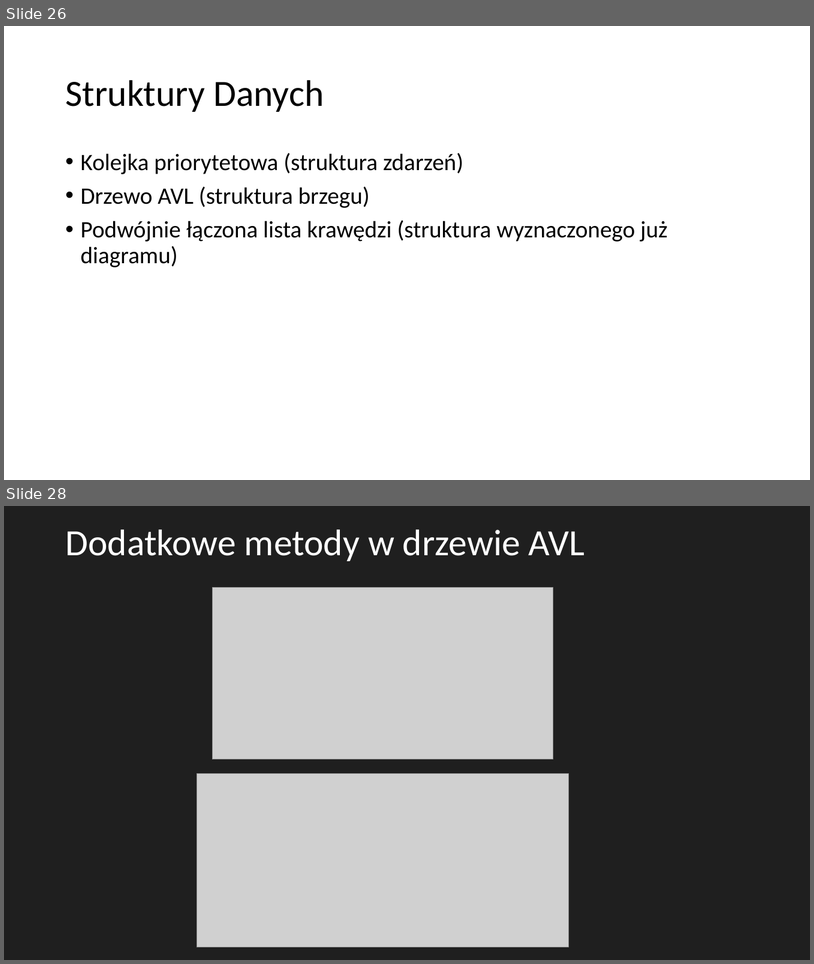
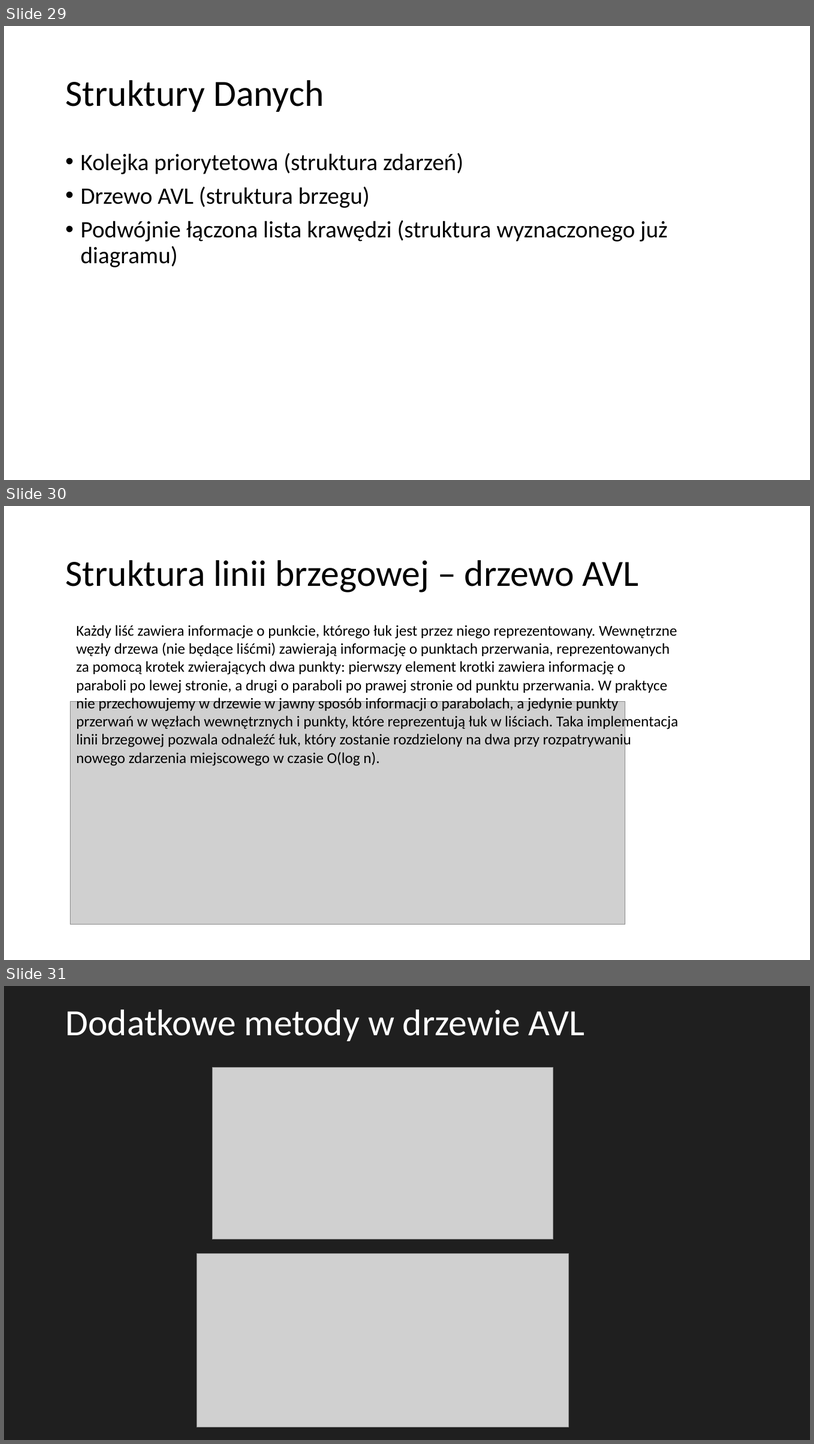
Before and after one commit to baramundi666/Voronoi-Diagram-Project-2023-24, a slide deck: Wieloboki_Voronoi.pptx. Shown one above the other, each under a label of ours: slides 26 and 28 before the commit, slides 29, 30 and 31 after it; the slides between them are not shown. The pictures are 814x964 and 814x1444 pixels, drawn with LibreOffice and Linux fonts; fonts in the diff are those of the drawing; grey boxes stand for pictures. Boxes give left, top, right and bottom in pixels: in the first picture for what was removed or moved away, otherwise in the second. Text is boxed around its words. In the diff, an @@ line names an element or a change of style, - is before the commit and + after.

```diff
--- a/Wieloboki_Voronoi.pptx
+++ b/Wieloboki_Voronoi.pptx
@@ slide 30 added at (x1=4, y1=506, x2=810, y2=960), background #FFFFFF @@
@@ title added at (x1=65, y1=560, x2=639, y2=592), 44 pt, text #000000 @@
+Struktura linii brzegowej – drzewo AVL
@@ text added at (x1=76, y1=625, x2=678, y2=766), 18 pt, text #000000 @@
+Każdy liść zawiera informacje o punkcie, którego łuk jest przez niego reprezentowany. Wewnętrzne węzły drzewa (nie będące liśćmi) zawierają informację o punktach przerwania, reprezentowanych za pomocą krotek zwierających dwa punkty: pierwszy element krotki zawiera informację o paraboli po lewej stronie, a drugi o paraboli po prawej stronie od punktu przerwania. W praktyce nie przechowujemy w drzewie w jawny sposób informacji o parabolach, a jedynie punkty przerwań w węzłach wewnętrznych i punkty, które reprezentują łuk w liściach. Taka implementacja linii brzegowej pozwala odnaleźć łuk, który zostanie rozdzielony na dwa przy rozpatrywaniu nowego zdarzenia miejscowego w czasie O(log n).
@@ picture added at (x1=71, y1=702, x2=626, y2=924) @@
@@ what was slide 26 is now slide 29 @@
@@ what was slide 28 is now slide 31 @@
```
Also in this commit, not shown: 2 other slides added.
